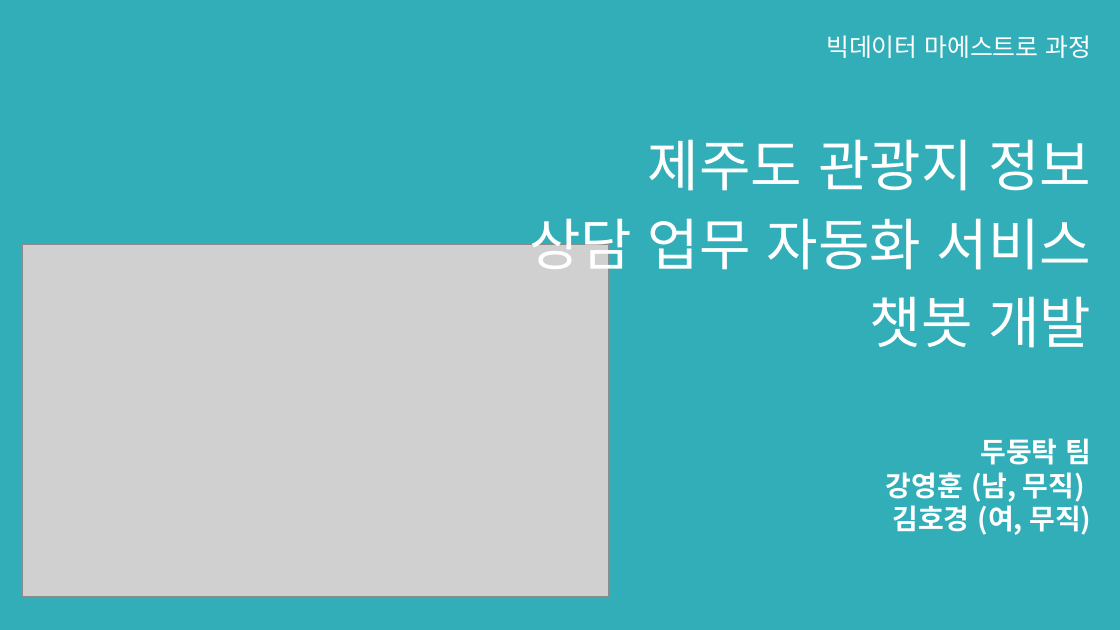
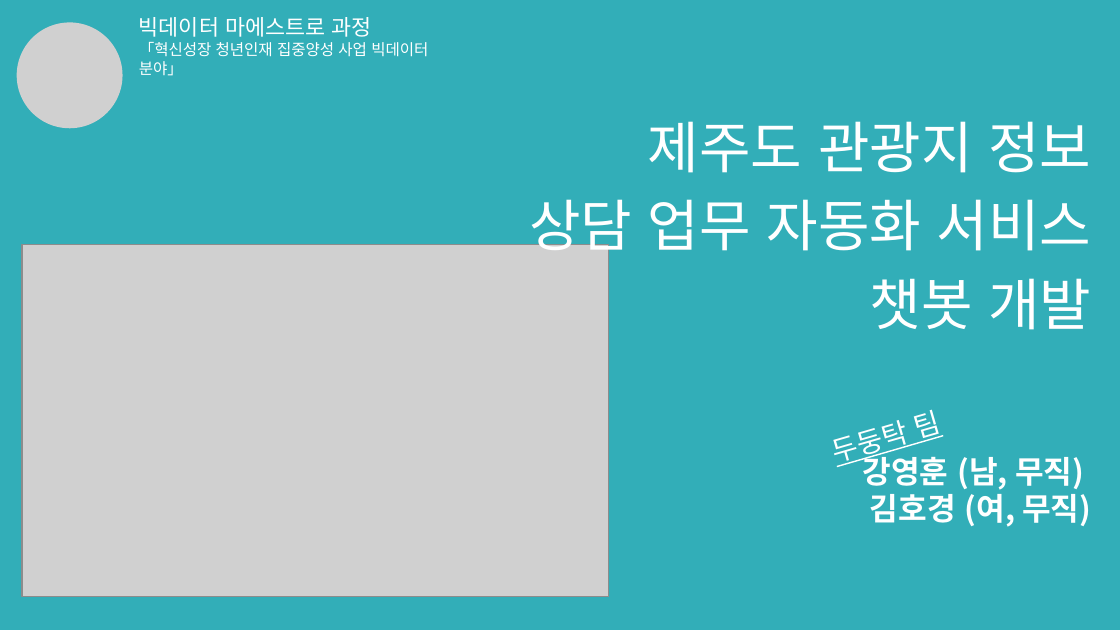
Before and after one commit to CityHopper/BM_JTO_TouristInfo, a slide deck: slide 1 of Project Documents/제주도 관광지 정보 상담 업무 자동화 서비스(챗봇) 개발.pptx. Drawn at 1120x630 pixels with LibreOffice and Linux fonts; fonts in the diff are those of the drawing; grey boxes stand for pictures; background and template pictures are left out. Boxes give left, top, right and bottom in pixels: in the first picture for what was removed or moved away, otherwise in the second. Text is boxed around its words. In the diff, an @@ line names an element or a change of style, - is before the commit and + after.

```diff
--- a/Project Documents/제주도 관광지 정보 상담 업무 자동화 서비스(챗봇) 개발.pptx
+++ b/Project Documents/제주도 관광지 정보 상담 업무 자동화 서비스(챗봇) 개발.pptx
@@ picture added at (0,2,144,149) @@
@@ text "빅데이터 마에스트로 과정": place and size @@
-text "빅데이터 마에스트로 과정" at (826,35,1092,58)
+text "빅데이터 마에스트로 과정" at (139,17,428,76)
@@ text at (139,17,372,37): size 16 to 14 pt in "빅데이터 마에스트로 과정"; alignment right to left @@
@@ text at (139,42,428,76): paragraph added @@
+「혁신성장 청년인재 집중양성 사업 빅데이터 분야」
@@ text "제주도 관광지 정보": place and size @@
-text "제주도 관광지 정보" at (529,139,1092,348)
+text "제주도 관광지 정보" at (529,121,1092,330)
@@ text added at (836,410,942,470), 18 pt, text #FFFFFF, underline @@
+두둥탁 팀
@@ text "강영훈 (남, 무직)": place and size @@
-text "강영훈 (남, 무직)" at (886,438,1092,535)
+text "강영훈 (남, 무직)" at (863,451,1091,527)
@@ text "강영훈 (남, 무직)" at (863,451,1091,527): size 18 to 20 pt @@
@@ text at (980,438,1092,465): paragraph removed @@
-두둥탁 팀
```
Also in this commit, not shown: 6 other slides changed, 12 slides added, 4 slides removed, 1 other file.
